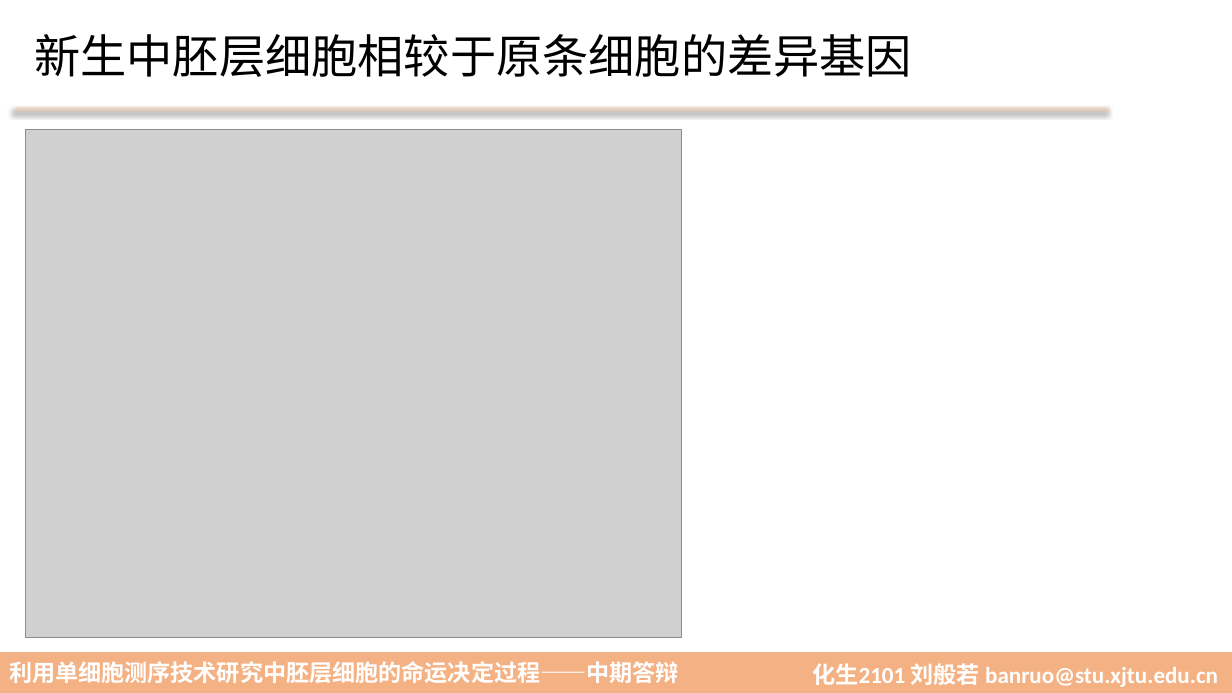
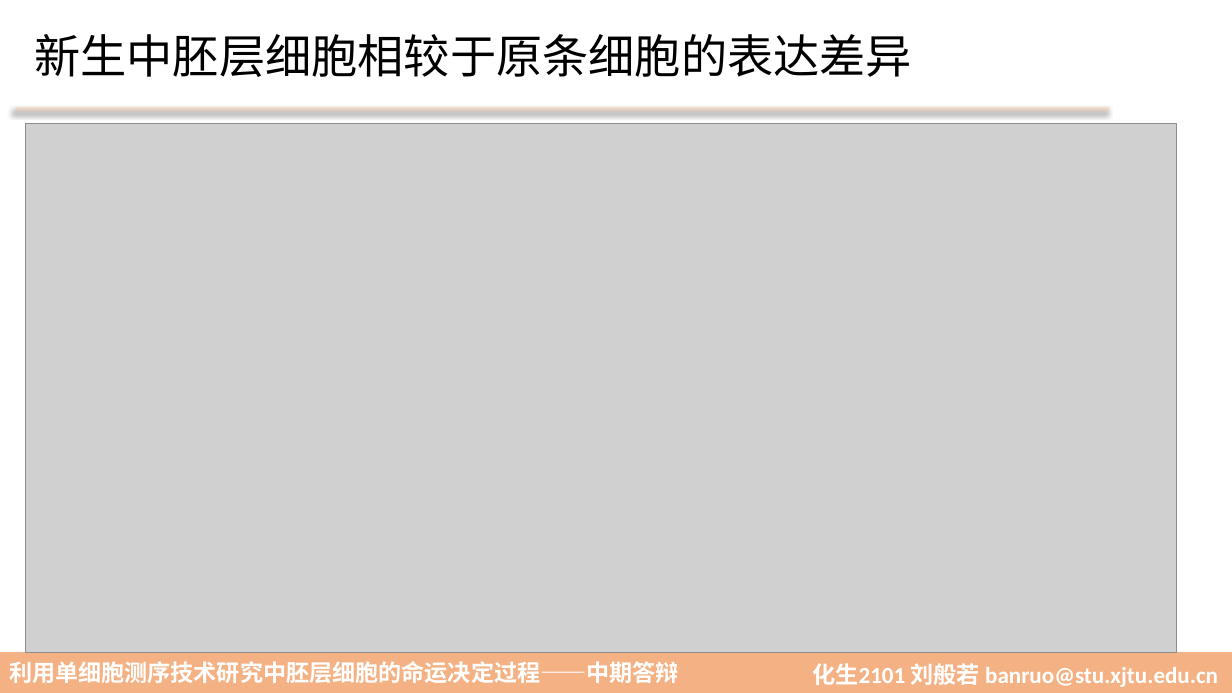
Before and after one commit to herminyliu/sc-fyp, a slide deck: slide 13 of 中期答辩-刘般若.pptx (slide 8 before the commit). Drawn at 1232x693 pixels with LibreOffice and Linux fonts; fonts in the diff are those of the drawing; grey boxes stand for pictures; background and template pictures are left out. Boxes give left, top, right and bottom in pixels: in the first picture for what was removed or moved away, otherwise in the second. Text is boxed around its words. In the diff, an @@ line names an element or a change of style, - is before the commit and + after.

```diff
--- a/中期答辩-刘般若.pptx
+++ b/中期答辩-刘般若.pptx
@@ text at box(34, 34, 912, 77): text changed @@
-新生中胚层细胞相较于原条细胞的差异基因
+新生中胚层细胞相较于原条细胞的表达差异
@@ picture: place and size @@
-picture at box(25, 129, 681, 638)
+picture at box(25, 123, 1177, 653)
```
Also in this commit, not shown: 4 other slides changed, 8 slides added, 16 other files.
